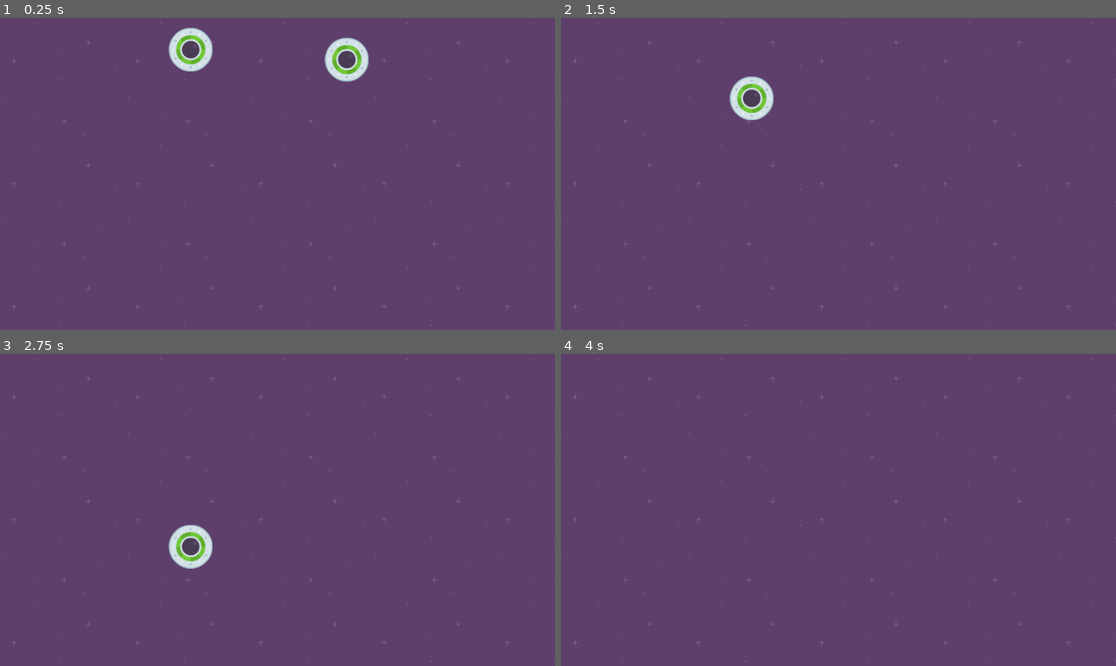
Above: before the commit, frames 1-4 (two rows, left to right).
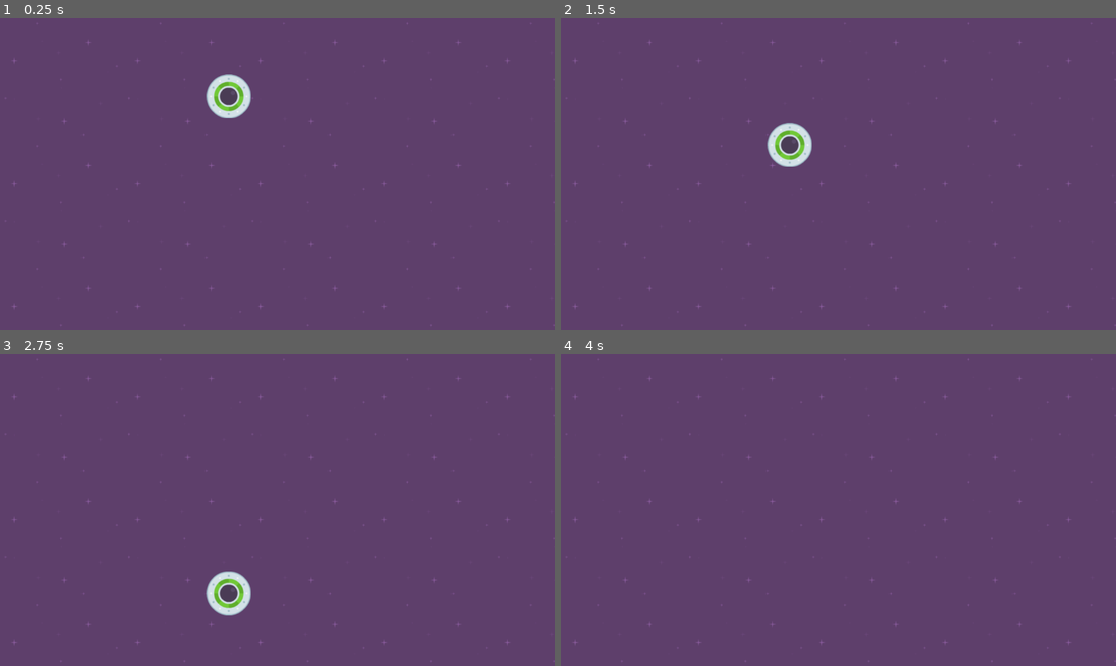
Above: after the commit, the same moments.

Repository: Mortr0n/GameDevTV_Course
Game: Godot game, scene res://level_1.tscn
The game is run twice, just before and just after one commit, with the same random seed, the same clock (stepped at 60 frames per second) and the same inputs.
Inputs:
- Up to frame 1 (0.25 s): no input
- Up to frame 2 (1.5 s): no input
- Up to frame 3 (2.75 s): no input
- Up to frame 4 (4 s): no input

The runs differ from the first frame. In frame 1, 2.3% of the frame differs, in the area x 30-67%, y 3-33%; in frame 2, 1.5%; in frame 3, 1.5%; in frame 4, nothing differs.

Commit message:
scripts added

Diff:
--- /dev/null
+++ b/speedy_saucer/level_1.gd
@@ -0,0 +1 @@
+extends Node2D
--- a/speedy_saucer/level_1.tscn
+++ b/speedy_saucer/level_1.tscn
@@ -1,11 +1,15 @@
-[gd_scene load_steps=3 format=3 uid="uid://bhd1nqtwta0hd"]
+[gd_scene load_steps=5 format=3 uid="uid://bhd1nqtwta0hd"]
 
 [ext_resource type="Texture2D" uid="uid://qvhijvrbvnjj" path="res://purple.png" id="1_2k42v"]
+[ext_resource type="Script" path="res://level_1.gd" id="1_v3ryd"]
 [ext_resource type="PackedScene" uid="uid://1stampevkuad" path="res://player.tscn" id="2_krfjn"]
+[ext_resource type="Script" path="res://player.gd" id="4_nlbev"]
 
 [node name="Level1" type="Node2D"]
+script = ExtResource("1_v3ryd")
 
 [node name="Background" type="TextureRect" parent="."]
+z_index = -100
 offset_right = 1152.0
 offset_bottom = 650.0
 scale = Vector2(1, 0.996713)
@@ -13,12 +17,6 @@
 stretch_mode = 1
 
 [node name="Player" parent="." instance=ExtResource("2_krfjn")]
-position = Vector2(396, 63)
-scale = Vector2(1, 1)
+position = Vector2(475, 160)
 gravity_scale = 0.1
-
-[node name="Player2" parent="." instance=ExtResource("2_krfjn")]
-position = Vector2(720, 58)
-gravity_scale = 1.0
-
-[editable path="Player"]
+script = ExtResource("4_nlbev")
--- /dev/null
+++ b/speedy_saucer/player.gd
@@ -0,0 +1 @@
+extends RigidBody2D
